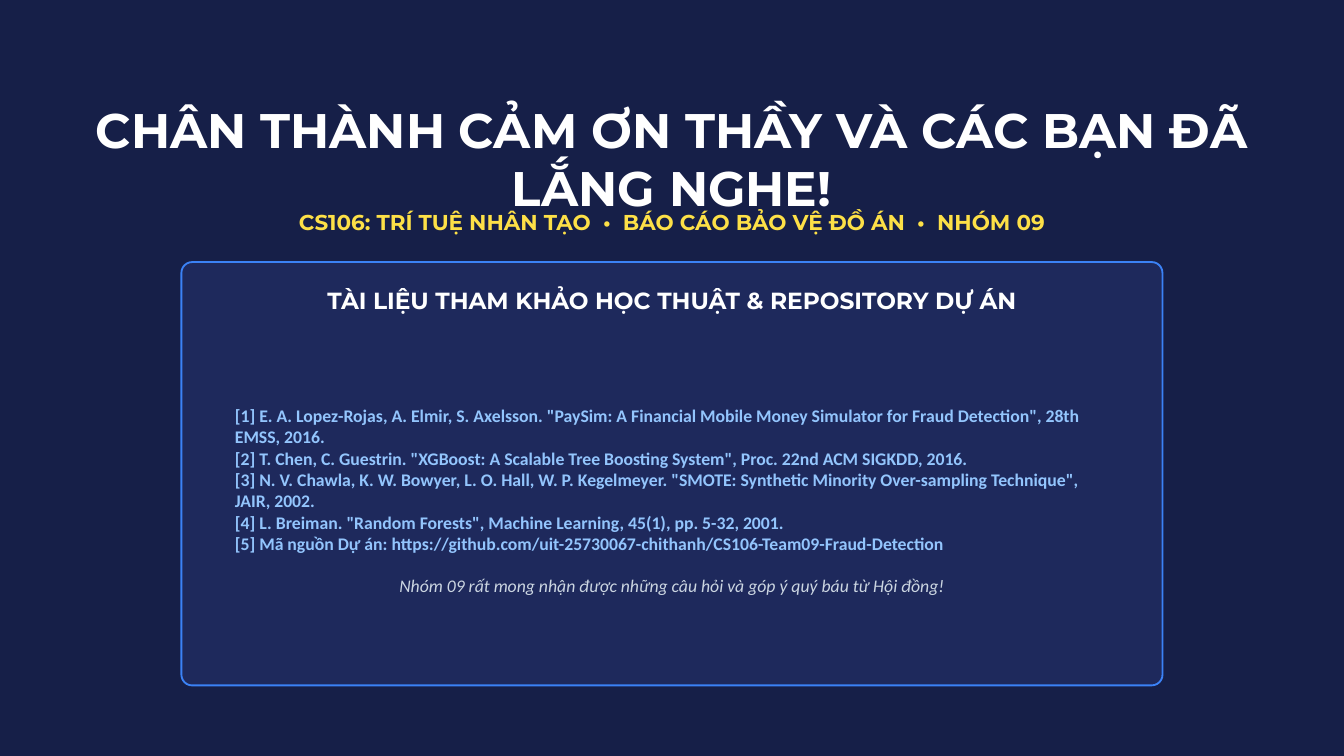
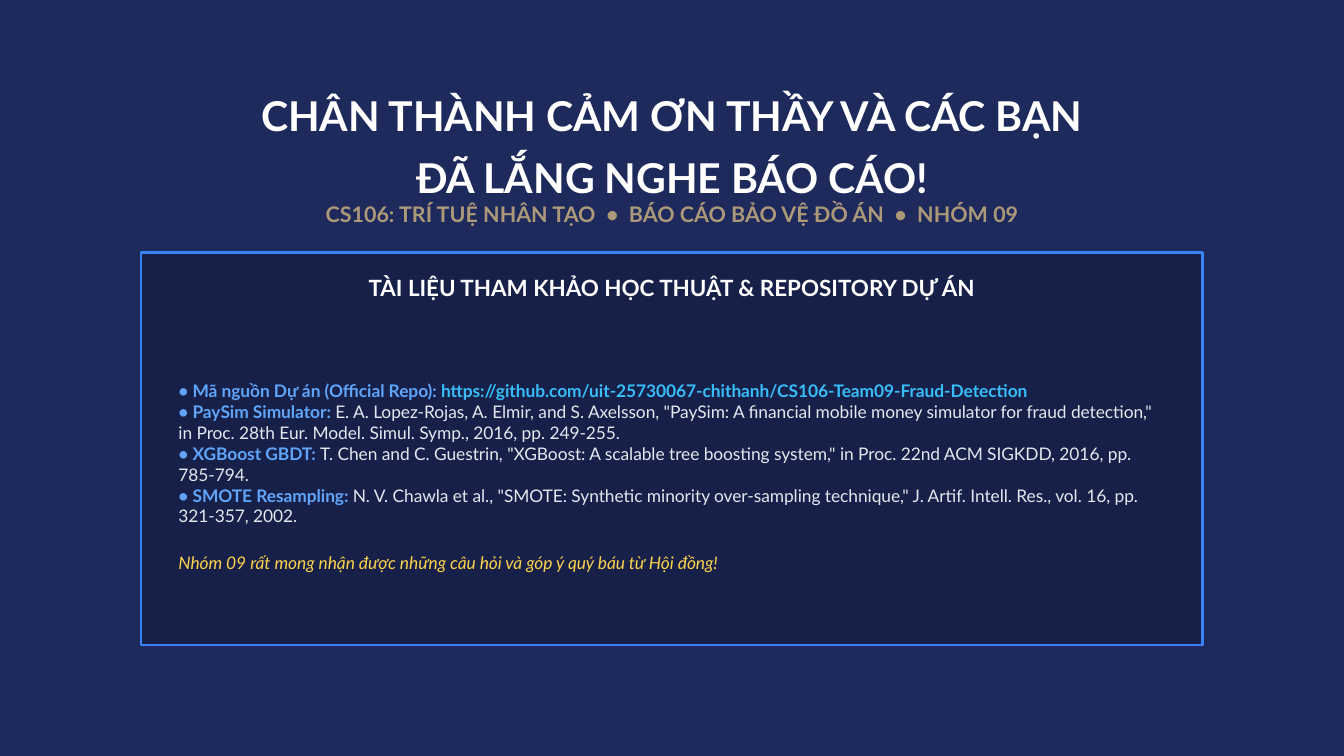
Before and after one commit to uit-25730067-chithanh/CS106-Team09-Fraud-Detection, a slide deck: slide 21 of draft/fraud-detection/slide/[Nhom9]_Slide_FraudDetection_Academic_VN.pptx (slide 24 before the commit). Drawn at 1344x756 pixels with LibreOffice and Linux fonts; fonts in the diff are those of the drawing. Boxes give left, top, right and bottom in pixels: in the first picture for what was removed or moved away, otherwise in the second. Text is boxed around its words. In the diff, an @@ line names an element or a change of style, - is before the commit and + after.

Commit message:
docs(slide): update Vietnamese academic slide deck PPTX and PDF artifacts
- Update [Nhom9]_Slide_FraudDetection_Academic_VN.pptx with refined 21-slide layout and high-res charts
- Regenerate [Nhom9]_Slide_FraudDetection_Academic_VN.pdf for crisp vector presentation
- Standardize academic deck delivery on the Vietnamese presentation format

```diff
--- a/draft/fraud-detection/slide/[Nhom9]_Slide_FraudDetection_Academic_VN.pptx
+++ b/draft/fraud-detection/slide/[Nhom9]_Slide_FraudDetection_Academic_VN.pptx
@@ background #161F48 to #1E295C @@
@@ text at (x1=261, y1=95, x2=1083, y2=194): text changed; size 26 to 22 pt; font Montserrat to Lato @@
-CHÂN THÀNH CẢM ƠN THẦY VÀ CÁC BẠN ĐÃ LẮNG NGHE!
+CHÂN THÀNH CẢM ƠN THẦY VÀ CÁC BẠN
+ĐÃ LẮNG NGHE BÁO CÁO!
@@ text "CS106: TRÍ TUỆ NHÂN TẠO ..." moved from (x1=299, y1=209, x2=1045, y2=235) to (x1=326, y1=203, x2=1018, y2=226) @@
@@ text "CS106: TRÍ TUỆ NHÂN TẠO ..." at (x1=326, y1=203, x2=1018, y2=226): font Montserrat to Lato, text colour #FDE047 to #AB997A @@
@@ text "TÀI LIỆU THAM KHẢO HỌC ..." moved from (x1=327, y1=286, x2=1017, y2=314) to (x1=369, y1=276, x2=975, y2=300) @@
@@ text "TÀI LIỆU THAM KHẢO HỌC ..." at (x1=369, y1=276, x2=975, y2=300): size 12.5 to 12 pt, font Montserrat to Lato @@
@@ rectangle added at (x1=141, y1=253, x2=1203, y2=645), fill #172048, outline #3B82F6 1.5 pt @@
@@ rounded rectangle removed at (x1=181, y1=262, x2=1163, y2=685) @@
@@ text at (x1=178, y1=383, x2=1152, y2=572): text changed; size 9.5 to 9.3 pt; font Calibri to Lato; text colour #93C5FD to #E2E8F0; bold off @@
-[1] E. A. Lopez-Rojas, A. Elmir, S. Axelsson. "PaySim: A Financial Mobile Money Simulator for Fraud Detection", 28th EMSS, 2016.
-[2] T. Chen, C. Guestrin. "XGBoost: A Scalable Tree Boosting System", Proc. 22nd ACM SIGKDD, 2016.
-[3] N. V. Chawla, K. W. Bowyer, L. O. Hall, W. P. Kegelmeyer. "SMOTE: Synthetic Minority Over-sampling Technique", JAIR, 2002.
-[4] L. Breiman. "Random Forests", Machine Learning, 45(1), pp. 5-32, 2001.
-[5] Mã nguồn Dự án: https://github.com/uit-25730067-chithanh/CS106-Team09-Fraud-Detection
-Nhóm 09 rất mong nhận được những câu hỏi và góp ý quý báu từ Hội đồng!
+• Mã nguồn Dự án (Official Repo): https://github.com/uit-25730067-chithanh/CS106-Team09-Fraud-Detection
+• PaySim Simulator: E. A. Lopez-Rojas, A. Elmir, and S. Axelsson, "PaySim: A financial mobile money simulator for fraud detection," in Proc. 28th Eur. Model. Simul. Symp., 2016, pp. 249-255.
+• XGBoost GBDT: T. Chen and C. Guestrin, "XGBoost: A scalable tree boosting system," in Proc. 22nd ACM SIGKDD, 2016, pp. 785-794.
+• SMOTE Resampling: N. V. Chawla et al., "SMOTE: Synthetic minority over-sampling technique," J. Artif. Intell. Res., vol. 16, pp. 321-357, 2002.
+Nhóm 09 rất mong nhận được những câu hỏi và góp ý quý báu từ Hội đồng!
```
Also in this commit, not shown: 15 other slides changed, 5 slides added, 8 slides removed, 3 other files.
